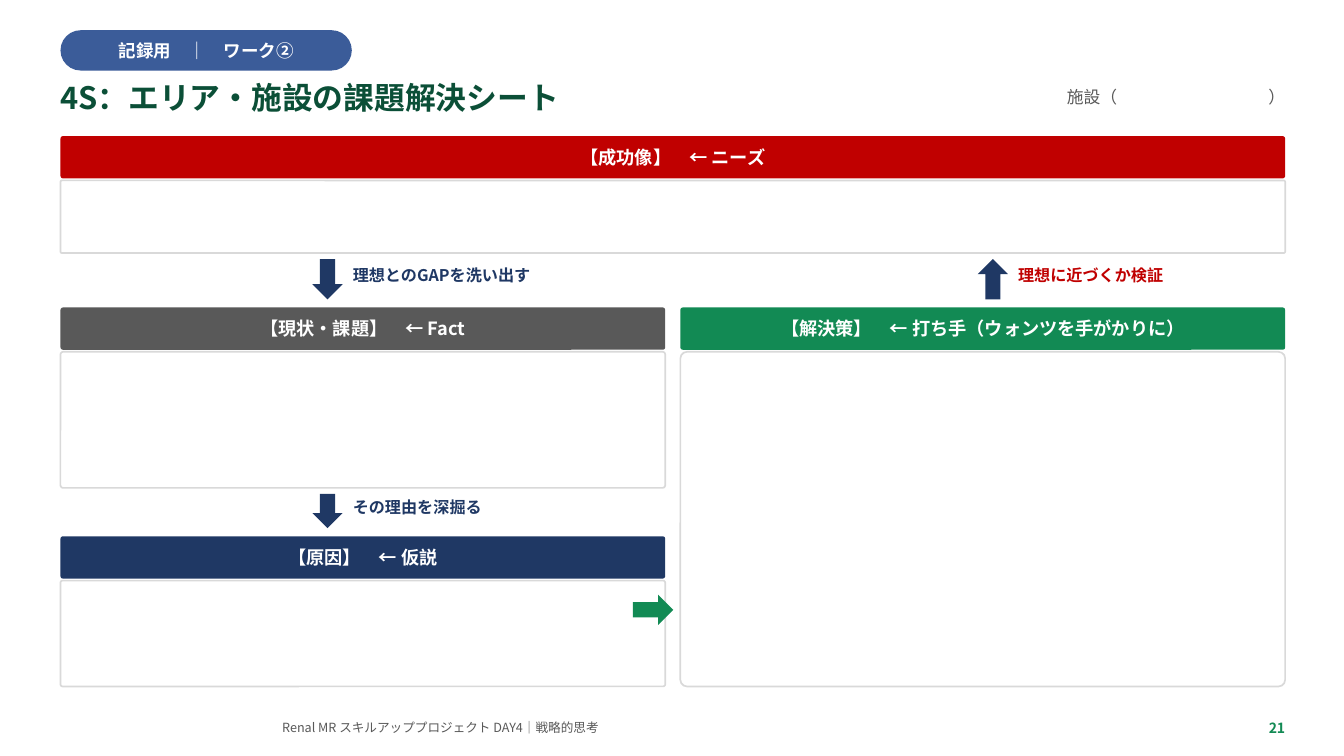
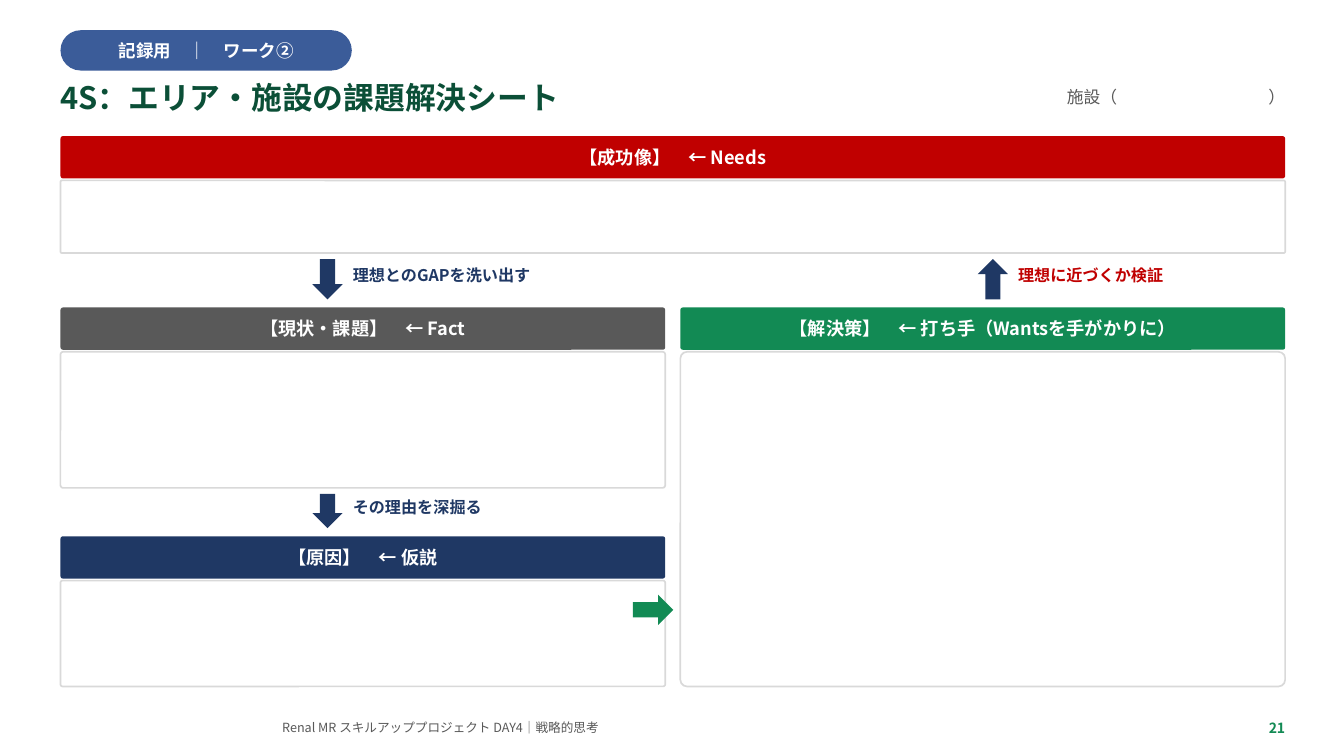
Before and after one commit to TAKUYA-1187/Claude, a slide deck: slide 21 of novartis_training/DAY4_ちょっと分かるだけで世界が変わる.pptx. Drawn at 1344x756 pixels with LibreOffice and Linux fonts; fonts in the diff are those of the drawing; background and template pictures are left out. Boxes give left, top, right and bottom in pixels: in the first picture for what was removed or moved away, otherwise in the second. Text is boxed around its words. In the diff, an @@ line names an element or a change of style, - is before the commit and + after.

```diff
--- a/novartis_training/DAY4_ちょっと分かるだけで世界が変わる.pptx
+++ b/novartis_training/DAY4_ちょっと分かるだけで世界が変わる.pptx
@@ text in rounded rectangle at (x1=580, y1=148, x2=766, y2=166): text changed @@
-【成功像】 ← ニーズ
+【成功像】 ← Needs
@@ text in rounded rectangle at (x1=790, y1=319, x2=1176, y2=337): text changed @@
-【解決策】 ← 打ち手（ウォンツを手がかりに）
+【解決策】 ← 打ち手（Wantsを手がかりに）
```
Also in this commit, not shown: 21 other slides changed, 2 other files.
